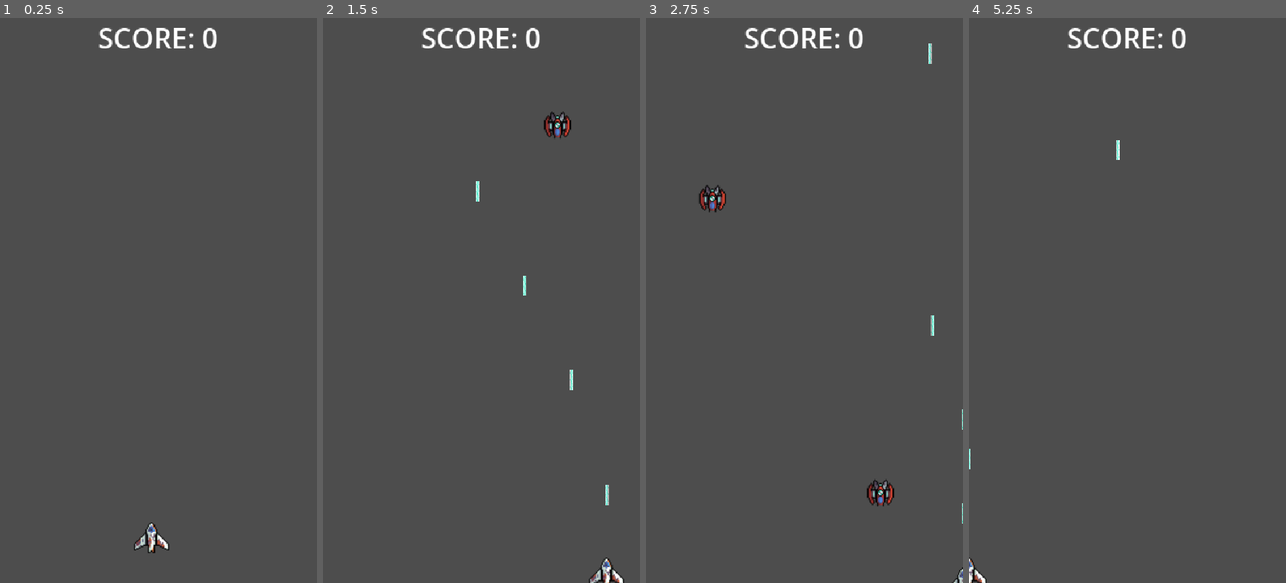
Above: before the commit, frames 1-4 (left to right).
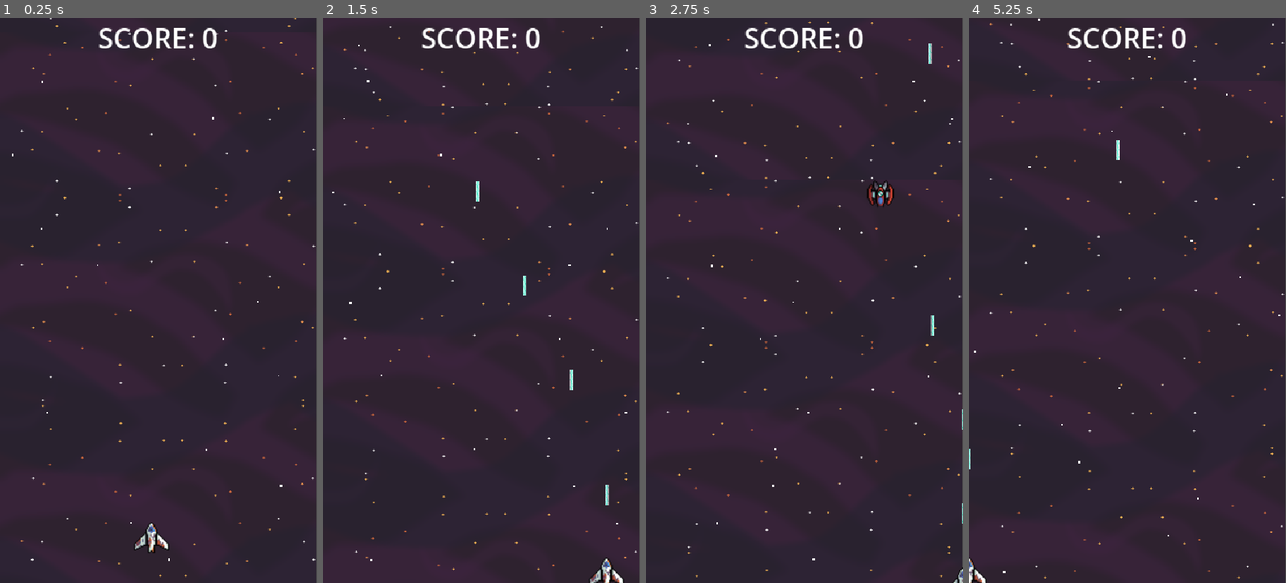
Above: after the commit, the same moments.

Repository: Nethphorn/space-shooter-game
Game: Godot game, scene res://scenes/game.tscn
The game is run twice, just before and just after one commit, with the same random seed, the same clock (stepped at 60 frames per second) and the same inputs. Sound files missing from this copy of the repository are replaced by a short silence.
Inputs:
- Up to frame 1 (0.25 s): no input
- Up to frame 2 (1.5 s): hold D (move_right) 0.53-1.28 s; hold Space (shoot) 0.53-1.28 s; hold S (move_down) from 1.28 s (still down); tap Space (shoot) at 1.35 s
- Up to frame 3 (2.75 s): release S (move_down) at 2.03 s; hold D (move_right) from 2.03 s (still down); hold Space (shoot) from 2.03 s (still down)
- Up to frame 4 (5.25 s): release D (move_right) at 2.78 s; release Space (shoot) at 2.78 s; hold W (move_up) 2.78-3.53 s; tap Space (shoot) at 2.85, 4.35 s; hold Space (shoot) 3.53-4.28 s; hold A (move_left) 3.53-5.03 s; tap R (reset) at 4.15 s; hold S (move_down) from 5.03 s (still down); hold Space (shoot) from 5.03 s (still down)

The runs differ from the first frame. In frame 1, 99% of the frame differs, in the area x 0-100%, y 0-100%; in frame 2, 99%; in frame 3, 99%; in frame 4, 99%.

Commit message:
implement hi-score, save_game, GameOver_screen, music and sfx background and effect

Diff:
--- a/scenes/game.tscn
+++ b/scenes/game.tscn
@@ -6,15 +6,49 @@
 [ext_resource type="PackedScene" uid="uid://dw77s75mc35sm" path="res://scenes/enemy.tscn" id="4_lbhrr"]
 [ext_resource type="PackedScene" uid="uid://dr8t4tm7wcsby" path="res://scenes/frigate.tscn" id="4_p57ef"]
 [ext_resource type="PackedScene" uid="uid://c6uffglh6ns4l" path="res://scenes/shooter_enemy.tscn" id="5_p57ef"]
+[ext_resource type="AudioStream" uid="uid://cgpp23b055mmr" path="res://audio/15 Retro Explosion #2.mp3" id="6_kvuet"]
 [ext_resource type="PackedScene" uid="uid://ig4t0h230327" path="res://scenes/hub.tscn" id="6_u5sy4"]
 [ext_resource type="Script" uid="uid://8x0ggcgt8fa3" path="res://scripts/hub.gd" id="7_gee14"]
+[ext_resource type="AudioStream" uid="uid://dpa18otot3ok" path="res://audio/07 Retro Lazer #7.mp3" id="7_trtic"]
+[ext_resource type="PackedScene" uid="uid://ctmkc8qqrmpp1" path="res://scenes/game_over_screen.tscn" id="8_0tnpc"]
+[ext_resource type="Texture2D" uid="uid://cg6ouhgqwis4i" path="res://Foozle_2DS0015_Void_EnvironmentPack/Foozle_2DS0015_Void_EnvironmentPack/Backgrounds/PNGs/Condesed/Starry background  - Layer 01 - Void.png" id="9_vtaks"]
+[ext_resource type="Texture2D" uid="uid://dkxdan0fyl7nd" path="res://Foozle_2DS0015_Void_EnvironmentPack/Foozle_2DS0015_Void_EnvironmentPack/Backgrounds/PNGs/Split up/Starry background  - Layer 03 - Stars.png" id="10_kvpfn"]
 
 [sub_resource type="LabelSettings" id="LabelSettings_u5sy4"]
 font_size = 48
 
+[sub_resource type="ParticleProcessMaterial" id="ParticleProcessMaterial_kvpfn"]
+particle_flag_disable_z = true
+emission_shape_scale = Vector3(270, 1, 1)
+emission_shape = 3
+emission_box_extents = Vector3(1, 1, 1)
+direction = Vector3(0, 1, 0)
+spread = 0.0
+initial_velocity_min = 1000.0
+initial_velocity_max = 1000.0
+gravity = Vector3(0, 0, 0)
+scale_min = 2.0
+scale_max = 4.0
+
 [node name="Game" type="Node2D" unique_id=1308168808]
 script = ExtResource("1_uwrxv")
 enemy_scenes = Array[PackedScene]([ExtResource("4_lbhrr"), ExtResource("4_iywne"), ExtResource("4_p57ef"), ExtResource("5_p57ef")])
+music_volume = -15.0
+laser_volume = -15.0
+explode_volume = -10.0
+
+[node name="SFX" type="Node" parent="." unique_id=436314098]
+
+[node name="LaserSound" type="AudioStreamPlayer" parent="SFX" unique_id=13174457]
+stream = ExtResource("7_trtic")
+volume_db = -10.0
+
+[node name="Explode" type="AudioStreamPlayer" parent="SFX" unique_id=1802372905]
+stream = ExtResource("6_kvuet")
+volume_db = -10.0
+
+[node name="MusicPlayer" type="AudioStreamPlayer" parent="SFX" unique_id=1073824901]
+volume_db = -10.0
 
 [node name="UIlayer" type="CanvasLayer" parent="." unique_id=87796729]
 
@@ -38,7 +72,39 @@
 label_settings = SubResource("LabelSettings_u5sy4")
 horizontal_alignment = 1
 
+[node name="GameOverScreen" parent="UIlayer/HUB" unique_id=507531752 instance=ExtResource("8_0tnpc")]
+visible = false
+layout_mode = 1
+
+[node name="ParallaxBackground" type="ParallaxBackground" parent="." unique_id=1031142797]
+
+[node name="ParallaxLayer" type="ParallaxLayer" parent="ParallaxBackground" unique_id=1715049810]
+motion_mirroring = Vector2(0, 960)
+
+[node name="Space" type="Sprite2D" parent="ParallaxBackground/ParallaxLayer" unique_id=220168782]
+texture_repeat = 2
+position = Vector2(269, 480)
+texture = ExtResource("9_vtaks")
+region_enabled = true
+region_rect = Rect2(0, 0, 540, 960)
+
+[node name="Star" type="Sprite2D" parent="ParallaxBackground/ParallaxLayer" unique_id=518150735]
+position = Vector2(160.39037, 454.91864)
+rotation = 1.5707964
+scale = Vector2(1.0887741, 1.4923947)
+texture = ExtResource("10_kvpfn")
+region_enabled = true
+region_rect = Rect2(0, 0, 960, 540)
+
+[node name="StarParticleEffect" type="GPUParticles2D" parent="." unique_id=947882443]
+position = Vector2(270, -50)
+amount = 20
+lifetime = 1.25
+preprocess = 5.0
+process_material = SubResource("ParticleProcessMaterial_kvpfn")
+
 [node name="EnemySpawnTimer" type="Timer" parent="." unique_id=800175558]
+wait_time = 2.0
 autostart = true
 
 [node name="Player" parent="." unique_id=1186691508 instance=ExtResource("2_yqjtg")]
@@ -51,4 +117,5 @@
 
 [node name="EnemyContainer" type="Node2D" parent="." unique_id=1846992732]
 
+[connection signal="finished" from="SFX/MusicPlayer" to="." method="_on_music_player_finished"]
 [connection signal="timeout" from="EnemySpawnTimer" to="." method="_on_enemy_spawn_timer_timeout"]
--- /dev/null
+++ b/scenes/game_over_screen.tscn
@@ -0,0 +1,119 @@
+[gd_scene format=3 uid="uid://ctmkc8qqrmpp1"]
+
+[ext_resource type="Script" uid="uid://b84fiypp3vixe" path="res://scripts/game_over_screen.gd" id="1_iwahs"]
+
+[sub_resource type="StyleBoxFlat" id="StyleBoxFlat_4vnjk"]
+bg_color = Color(0.2250196, 0.6434211, 0.86293346, 1)
+corner_radius_top_left = 25
+corner_radius_top_right = 25
+corner_radius_bottom_right = 25
+corner_radius_bottom_left = 25
+
+[sub_resource type="LabelSettings" id="LabelSettings_4vnjk"]
+font_size = 46
+
+[sub_resource type="LabelSettings" id="LabelSettings_iwahs"]
+font_size = 34
+
+[sub_resource type="LabelSettings" id="LabelSettings_61w2s"]
+font_size = 34
+
+[node name="GameOverScreen" type="Control" unique_id=507531752]
+layout_mode = 3
+anchors_preset = 15
+anchor_right = 1.0
+anchor_bottom = 1.0
+grow_horizontal = 2
+grow_vertical = 2
+script = ExtResource("1_iwahs")
+
+[node name="ColorRect" type="ColorRect" parent="." unique_id=823107399]
+layout_mode = 1
+anchors_preset = 15
+anchor_right = 1.0
+anchor_bottom = 1.0
+grow_horizontal = 2
+grow_vertical = 2
+color = Color(0, 0, 0, 0.49019608)
+
+[node name="Panel" type="Panel" parent="." unique_id=528216088]
+layout_mode = 1
+anchors_preset = 8
+anchor_left = 0.5
+anchor_top = 0.5
+anchor_right = 0.5
+anchor_bottom = 0.5
+offset_left = -207.0
+offset_top = -208.0
+offset_right = 210.0
+offset_bottom = 209.0
+grow_horizontal = 2
+grow_vertical = 2
+theme_override_styles/panel = SubResource("StyleBoxFlat_4vnjk")
+
+[node name="GameOver" type="Label" parent="Panel" unique_id=927963394]
+layout_mode = 1
+anchors_preset = 5
+anchor_left = 0.5
+anchor_right = 0.5
+offset_left = -124.5
+offset_top = 29.0
+offset_right = 124.5
+offset_bottom = 93.0
+grow_horizontal = 2
+text = "Game Over"
+label_settings = SubResource("LabelSettings_4vnjk")
+
+[node name="HighScore" type="Label" parent="Panel" unique_id=1191050895]
+layout_mode = 1
+anchors_preset = 8
+anchor_left = 0.5
+anchor_top = 0.5
+anchor_right = 0.5
+anchor_bottom = 0.5
+offset_left = -158.0
+offset_top = -100.5
+offset_right = 158.0
+offset_bottom = -36.5
+grow_horizontal = 2
+grow_vertical = 2
+text = "HI-Score: 9999"
+label_settings = SubResource("LabelSettings_iwahs")
+horizontal_alignment = 1
+vertical_alignment = 1
+
+[node name="Score" type="Label" parent="Panel" unique_id=1120056789]
+layout_mode = 1
+anchors_preset = 8
+anchor_left = 0.5
+anchor_top = 0.5
+anchor_right = 0.5
+anchor_bottom = 0.5
+offset_left = -93.5
+offset_top = -27.5
+offset_right = 93.5
+offset_bottom = 19.5
+grow_horizontal = 2
+grow_vertical = 2
+text = "Score: 9999"
+label_settings = SubResource("LabelSettings_61w2s")
+horizontal_alignment = 1
+vertical_alignment = 1
+
+[node name="RestartButton" type="Button" parent="Panel" unique_id=498233613]
+layout_mode = 1
+anchors_preset = 8
+anchor_left = 0.5
+anchor_top = 0.5
+anchor_right = 0.5
+anchor_bottom = 0.5
+offset_left = -78.5
+offset_top = 48.5
+offset_right = 79.5
+offset_bottom = 108.5
+grow_horizontal = 2
+grow_vertical = 2
+theme_override_font_sizes/font_size = 34
+text = "RETRY"
+
+[connection signal="pressed" from="Panel/RestartButton" to="." method="_on_restart_button_pressed"]
--- a/scripts/game.gd
+++ b/scripts/game.gd
@@ -2,57 +2,161 @@
 
 @export var enemy_scenes: Array[PackedScene] = []
 
+@export_range(-80, 0) var music_volume: float = -10.0:
+	set(value):
+		music_volume = value
+		if is_inside_tree() and bgm_player:
+			bgm_player.volume_db = music_volume
+
+@export_range(-80, 0) var laser_volume: float = -10.0:
+	set(value):
+		laser_volume = value
+		if is_inside_tree() and laser_sound:
+			laser_sound.volume_db = laser_volume
+
+@export_range(-80, 0) var explode_volume: float = -5.0:
+	set(value):
+		explode_volume = value
+		if is_inside_tree() and explode_sound:
+			explode_sound.volume_db = explode_volume
+
 @onready var player_spawn_pos = $PlayerSpawnPos
 @onready var laser_container = $LaserContainer
+@onready var laser_sound = $SFX/LaserSound
+@onready var explode_sound = $SFX/Explode
+@onready var bgm_player = $SFX/MusicPlayer
 @onready var timer = $EnemySpawnTimer
+@onready var game_over_screen = $UIlayer/HUB/GameOverScreen
+@onready var pb = $ParallaxBackground
 
 @onready var hub = $UIlayer/HUB
 
 var score := 0
 var player = null
+var game_over := false
+var high_score := 0
+var scroll_speed := 100
+
+var music_playlist = [
+	preload("res://audio/funk bgm/DavidKBD - Pink Bloom Pack - 01 - Pink Bloom.ogg"),
+	preload("res://audio/funk bgm/DavidKBD - Pink Bloom Pack - 02 - Portal to Underworld.ogg"),
+	preload("res://audio/funk bgm/DavidKBD - Pink Bloom Pack - 03 - To the Unknown.ogg"),
+	preload("res://audio/funk bgm/DavidKBD - Pink Bloom Pack - 04 - Valley of Spirits.ogg"),
+	preload("res://audio/funk bgm/DavidKBD - Pink Bloom Pack - 05 - Western Cyberhorse.ogg"),
+	preload("res://audio/funk bgm/DavidKBD - Pink Bloom Pack - 06 - Diamonds on The Ceiling.ogg"),
+	preload("res://audio/funk bgm/DavidKBD - Pink Bloom Pack - 07 - The Hidden One.ogg"),
+	preload("res://audio/funk bgm/DavidKBD - Pink Bloom Pack - 08 - Lost Spaceship's Signal.ogg"),
+	preload("res://audio/funk bgm/DavidKBD - Pink Bloom Pack - 09 - Lightyear City.ogg")
+]
+var current_track_index = 0
 
 func _ready():
+	# Load High Score
+	var save_file = FileAccess.open("user://save.data", FileAccess.READ)
+	if save_file != null:
+		high_score = save_file.get_32()
+		save_file.close()
+	else:
+		high_score = 0
+		save_game()
+
+	# Setup Player
 	player = get_tree().get_first_node_in_group("player")
 	assert(player != null)
 	player.global_position = player_spawn_pos.global_position
 	player.laser_shot.connect(_on_player_laser_shot)
+	player.killed.connect(_on_player_killed)
+
+	# Initial UI
 	hub.update_score(score)
+	hub.update_high_score(high_score)
 
-func _process(_delta):
+	# Setup Audio
+	bgm_player.volume_db = music_volume
+	laser_sound.volume_db = laser_volume
+	explode_sound.volume_db = explode_volume
+
+	# Start Music
+	play_random_music()
+
+func play_random_music():
+	current_track_index = randi() % music_playlist.size()
+	play_music(current_track_index)
+
+func play_music(index):
+	bgm_player.stream = music_playlist[index]
+	bgm_player.play()
+
+func _on_music_player_finished():
+	current_track_index = (current_track_index + 1) % music_playlist.size()
+	play_music(current_track_index)
+
+func save_game():
+	var save_file = FileAccess.open("user://save.data", FileAccess.WRITE)
+	save_file.store_32(high_score)
+	save_file.close()
+
+func _process(delta):
 	if Input.is_action_just_pressed("quit"):
 		get_tree().quit()
 	elif Input.is_action_just_pressed("reset"):
 		get_tree().reload_current_scene()
 
+	# Difficulty scaling
+	if timer.wait_time > 0.5:
+		timer.wait_time -= delta * 0.005
+	elif timer.wait_time < 0.5:
+		timer.wait_time = 0.5
+
+	# Background scrolling
+	pb.scroll_offset.y += delta * scroll_speed
+	if pb.scroll_offset.y >= 960:
+		pb.scroll_offset.y = 0
+
 func _on_player_laser_shot(laser_scene, location):
+	if game_over: return
+
 	var laser = laser_scene.instantiate()
 	laser.global_position = location
 	laser_container.add_child(laser)
-
+	laser_sound.play()
 
 func _on_enemy_spawn_timer_timeout():
+	if game_over: return
+
 	var e = enemy_scenes.pick_random().instantiate()
-
-	# Using dynamic viewport size for better resolution handling
 	var screen_rect = get_viewport_rect()
-	var screen_width = screen_rect.size.x
-	var margin = 64
-	var random_x = randf_range(margin, screen_width - margin)
+	var random_x = randf_range(64, screen_rect.size.x - 64)
 
 	add_child(e)
-	e.global_position = Vector2(random_x, screen_rect.position.y - 64) # Spawn above the visible area
+	e.global_position = Vector2(random_x, screen_rect.position.y - 64)
 
-	# Connect scoring signal
 	e.enemy_died.connect(_on_enemy_died)
 
 	if e.has_signal("laser_shot"):
 		e.laser_shot.connect(_on_enemy_laser_shot)
 
 func _on_enemy_died(points):
-	score += points
-	hub.update_score(score)
+	if !game_over:
+		explode_sound.play()
+		score += points
+		hub.update_score(score)
+		if score > high_score:
+			high_score = score
+			hub.update_high_score(high_score)
 
 func _on_enemy_laser_shot(laser_scene, location):
+	if game_over: return
 	var laser = laser_scene.instantiate()
 	laser.global_position = location
 	laser_container.add_child(laser)
+
+func _on_player_killed():
+	if game_over: return
+	game_over = true
+	explode_sound.play()
+	await get_tree().create_timer(1.5).timeout
+	game_over_screen.set_score(score)
+	game_over_screen.set_high_score(high_score)
+	save_game()
+	game_over_screen.visible = true
--- /dev/null
+++ b/scripts/game_over_screen.gd
@@ -0,0 +1,10 @@
+extends Control
+
+func _on_restart_button_pressed() -> void:
+	get_tree().reload_current_scene()
+
+func set_score(value):
+	$Panel/Score.text = "Score: " + str(value)
+
+func set_high_score(value):
+	$Panel/HighScore.text = "High Score: " + str(value)
--- a/scripts/hub.gd
+++ b/scripts/hub.gd
@@ -5,5 +5,10 @@
 func update_score(new_score: int):
 	score_label.text = "SCORE: " + str(new_score)
 
+func update_high_score(_new_high_score: int):
+	# If you have a HighScore label in the HUB, update it here
+	# For now, it just avoids the crash in game.gd
+	pass
+
 func _ready() -> void:
 	update_score(0)
--- a/scripts/player.gd
+++ b/scripts/player.gd
@@ -1,6 +1,7 @@
 class_name Player extends CharacterBody2D
 
 signal laser_shot(laser_scene, location)
+signal killed
 
 @export var speed = 300
 @export var rate_of_fire = 0.25
@@ -34,4 +35,5 @@
 	laser_shot.emit(laser_scene, muzzle.global_position)
 
 func die():
+	killed.emit()
 	queue_free()
Not shown, added: audio/07 Retro Lazer #7.mp3.import
Not shown, added: audio/15 Retro Explosion #2.mp3.import
Not shown, added: audio/funk bgm/DavidKBD - Pink Bloom Pack - 01 - Pink Bloom.ogg.import
Not shown, added: audio/funk bgm/DavidKBD - Pink Bloom Pack - 02 - Portal to Underworld.ogg.import
Not shown, added: audio/funk bgm/DavidKBD - Pink Bloom Pack - 03 - To the Unknown.ogg.import
Not shown, added: audio/funk bgm/DavidKBD - Pink Bloom Pack - 04 - Valley of Spirits.ogg.import
Not shown, added: audio/funk bgm/DavidKBD - Pink Bloom Pack - 05 - Western Cyberhorse.ogg.import
Not shown, added: audio/funk bgm/DavidKBD - Pink Bloom Pack - 06 - Diamonds on The Ceiling.ogg.import
Not shown, added: audio/funk bgm/DavidKBD - Pink Bloom Pack - 07 - The Hidden One.ogg.import
Not shown, added: audio/funk bgm/DavidKBD - Pink Bloom Pack - 08 - Lost Spaceship's Signal.ogg.import
Not shown, added: audio/funk bgm/DavidKBD - Pink Bloom Pack - 09 - Lightyear City.ogg.import
Not shown, added: scripts/game_over_screen.gd.uid
(and 11 more such lines)
